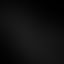
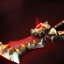
Comparing the layer stacks of the two 64 × 64 images. Changes:
added layer "Calque 12" (addition) above "Calque 9" over box(5, 16, 42, 50)
added layer "Calque 9" (soft light) above "Calque 8" over box(0, 22, 46, 64)
added layer "Calque 8" (soft light, 28%) above "Groupe 1" over box(0, 18, 64, 64)
added group "Groupe 1" with 3 layers above "Calque 4" over box(0, 18, 64, 64)
added layer "Calque 7" (soft light) in group "Groupe 1" over box(0, 18, 64, 64)
added layer "Calque 6" in group "Groupe 1" over box(0, 27, 64, 63)
added layer "Calque 5" (soft light) in group "Groupe 1" over box(0, 21, 64, 64)
added layer "Calque 4" above "Calque 11" over box(0, 19, 64, 64)
added layer "Calque 11" (exclusion, 54%) above "Calque 13" over box(0, 5, 64, 64)
added layer "Calque 13" above "Calque 3" over box(0, 0, 64, 64)
hid "Calque 3" over box(0, 0, 64, 64)
